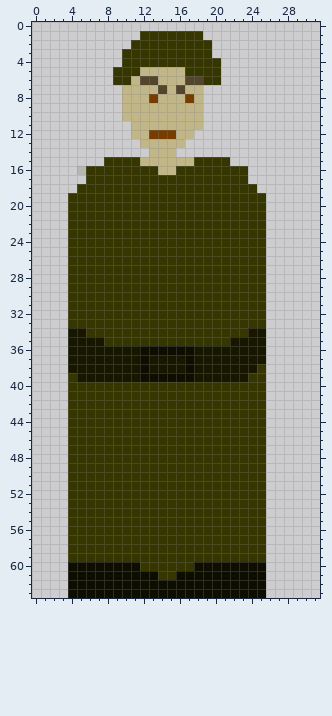
Two states of a pixel-art sprite, Resources/Pictures/Character/rocket2.png. This is how it looked before the edit.
The file is 32x64 pixels. Pixels under 10% opacity are left out. Colours within 5 levels of each other are drawn and written as one.
After the commit:
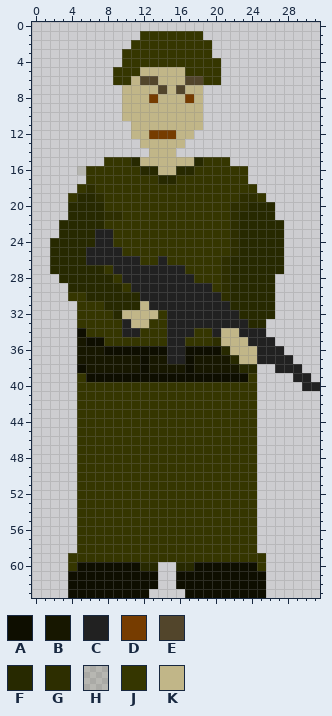
Palette (. is transparent): A #0e0e00  B #171700  C #212121  D #763c00  E #52452b  F #272900  G #2d2e00  H #35360025  J #353600  K #c1b688
Change:
y 15: x 11 J -> F; x 18 J -> F
y 16: x 12..13 JJ -> FF; x 16..17 JJ -> FF
y 17: x 14..15 JJ -> FF
y 18: x 6 J -> G
y 19: x 5..7 JJJ -> FFG; x 23..24 JJ -> GG
y 20: x 4..7 JJJJ -> FFFF; x 22..26 JJJJ. -> GGFFF
y 21: x 4..9 JJJJJJ -> FFFFGG; x 22..26 JJJJ. -> GFFFF
y 22: x 3..7 .JJJJ -> FFFFF; x 22..27 JJJJ.. -> GFFFFF
y 23: x 3..8 .JJJJJ -> FFFFCC; x 22..27 JJJJ.. -> GFFFFF
y 24: x 2..8 ..JJJJJ -> FFFFFCC; x 22..27 JJJJ.. -> GFFFFF
y 25: x 2..9 ..JJJJJJ -> FFFFCCCC; x 22..27 JJJJ.. -> GFFFFF
y 26: x 2..11 ..JJJJJJJJ -> FFFFCCCCCC; x 14 J -> C; x 21..27 JJJJJ.. -> GFFFFFF
y 27: x 2..7 ..JJJJ -> FFFFFF; x 9..16 JJJJJJJJ -> CCCCCCCC; x 21..27 JJJJJ.. -> GFFFFFF
y 28: x 3..8 .JJJJJ -> FFFFFF; x 10..17 JJJJJJJJ -> CCCCCCCC; x 21..26 JJJJJ. -> GFFFFF
y 29: x 4..9 JJJJJJ -> FFFFFF; x 11..19 JJJJJJJJJ -> CCCCCCCCC; x 21..26 JJJJJ. -> GFFFFF
y 30: x 6..26 JJJJJJJJJJJJJJJJJJJJ. -> FFFFFFCCCCCCCCCGFFFFF
y 31: x 4 J -> .; x 8..26 JJJJJJJJJJJJJJJJJJ. -> FFFFKCCCCCCCCCFFFFF
y 32: x 4 J -> .; x 9..13 JJJJJ -> FKKKK; x 15..26 JJJJJJJJJJJ. -> CCCCCCCCFFFF
y 33: x 4 J -> .; x 10..12 JJJ -> CKK; x 15..25 JJJJJJJJJJJ -> CCCCCCCCCFF
y 34: x 4..5 BB -> .A; x 10..11 JJ -> CC; x 15..17 JJJ -> CCC; x 20..25 JJJJBB -> CKKCCC
y 35: x 4 B -> .; x 6..7 BB -> AA; x 15..16 JJ -> CC; x 20..26 JJBBBB. -> GKKKCCC
y 36: x 4 B -> .; x 8..11 BBBB -> AAAA; x 15..16 AA -> CC; x 18..27 BBBBBBBB.. -> AAAFKKKCCC
y 37: x 4 B -> .; x 15..16 BB -> CC; x 22..28 BBBB... -> FKKCCCC
y 38: x 4..5 BB -> .A; x 23..25 BBJ -> FF.; x 27..29 ... -> CCC
y 39: x 4..11 JBBBBBBB -> .JAAAAAA; x 18..23 BBBBBB -> AAAAAA; x 25 J -> .; x 29..30 .. -> CC
y 40: x 4 J -> .; x 25 J -> .; x 30..31 .. -> CC
y 41..58: x 4 J -> .; x 25 J -> .
y 60: x 4 A -> J; x 12..17 JJJJJJ -> FF..FF; x 25 A -> J
y 61: x 14..15 JJ -> ..
y 62: x 14..15 AA -> ..
y 63: x 13..16 AAAA -> ....
